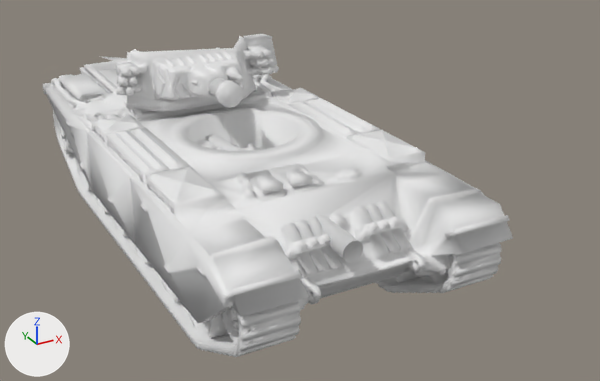
Before and after pictures for a commit that changed the glTF model public/models/tanks/community/recovered/centurion3.glb.
Both versions are drawn from a 50 mm camera at (-25.2, -133.5, 52.0) aimed at (19.7, -51.8, 11.1). The axes (+X, +Y, +Z) are drawn at lower left. The lights are the same throughout. The picture after the commit comes second. Where no turn or scale is listed for an object, it has been applied to the vertices.

The first picture shows 'HullMesh', 'PrintSpares', 'TurretMesh'.
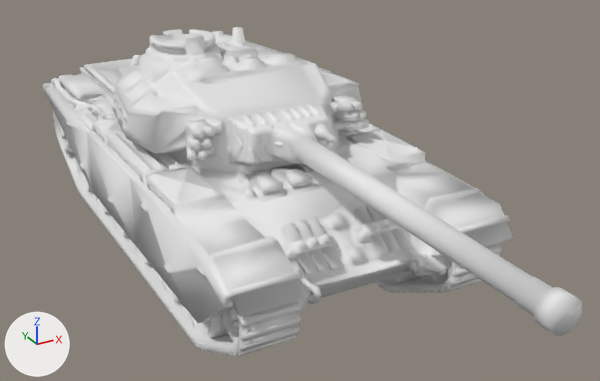
ob_turret is not drawn itself; it is the parent of ob_turretmesh.

Boxes [x1, y1, x2, y2] around the edits, measured in the pictures (600 x 381 px):
'TurretMesh.001', added: after [112, 27, 582, 336]
'TurretMesh', no longer drawn: before [99, 34, 279, 112]
'PrintSpares', deleted (mostly hidden): before [70, 76, 363, 262]

What the commit changed:
Mesh me_turretmesh_1 is new.
It has 18754 vertices, 37520 faces and spans x 1.5..32.3, y -97.3..-22.5, z 6.5..28.5.
It uses material mat_recoveredpaint (white #e7e7e7).
Object 'PrintSpares' (ob_printspares) is deleted.
Object 'Turret' (ob_turret) moves from (16.9, -30.6, 16.6) to (16.9, -41.87, 15.8).
In object 'TurretMesh' (ob_turretmesh), parent is no longer ob_turret.
Object 'TurretMesh' (ob_turretmesh) now shows nothing instead of me_turretmesh.
Object 'TurretMesh' (ob_turretmesh) moves from (-16.9, 30.6, -16.6) to (0.0, 0.0, 0.0).
Object 'TurretMesh.001' (ob_turretmesh_001) is new; it shows me_turretmesh_1.
Its location is (0.0, 0.0, 0.0).
